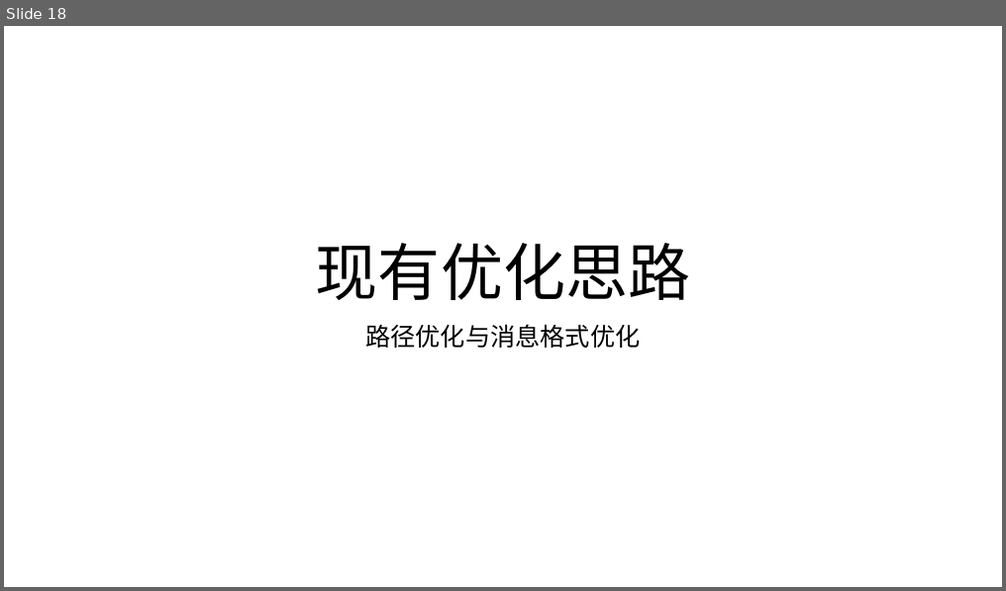
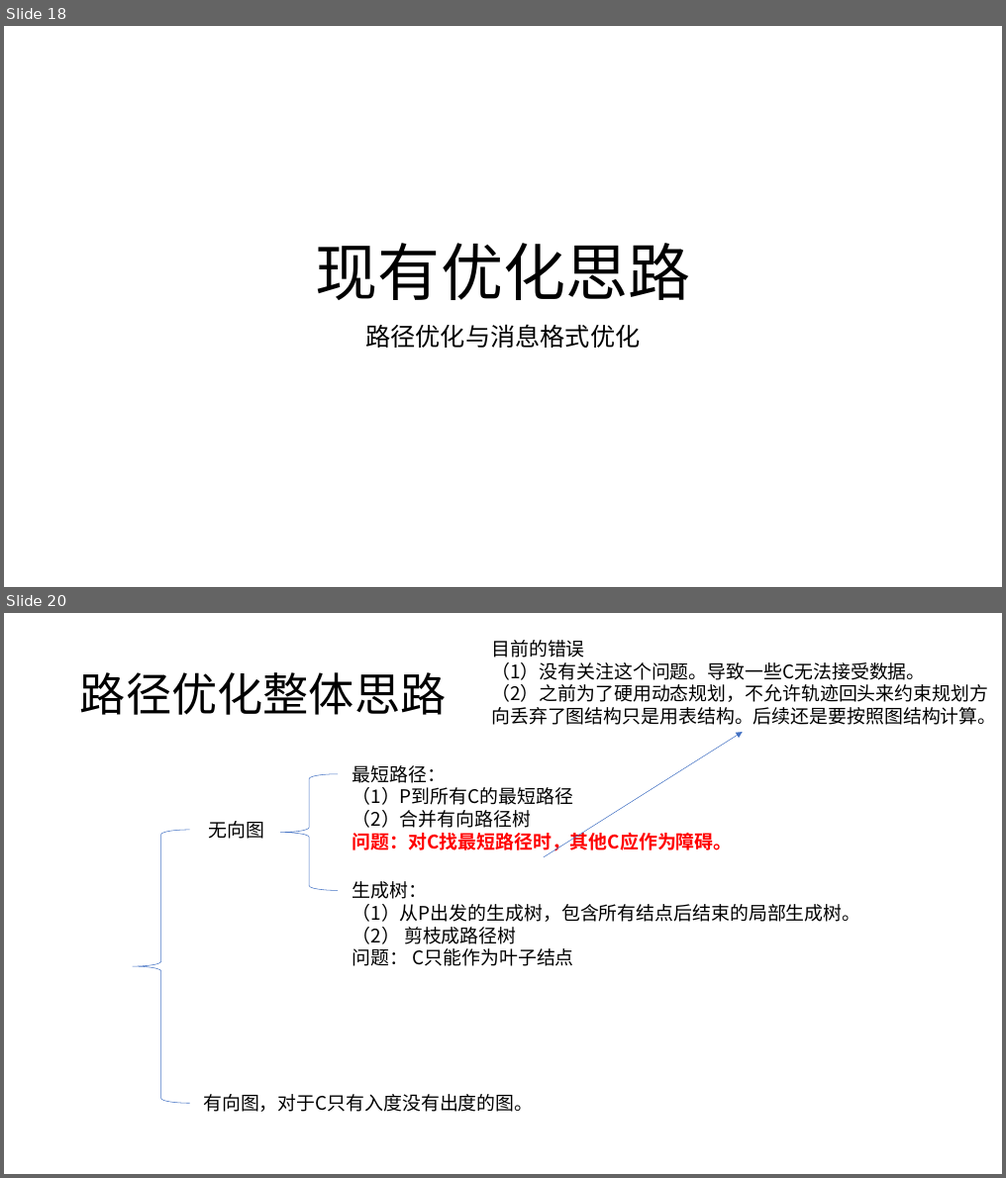
Before and after one commit to HuangDDU/hzy_algorithm, a slide deck: huawei/示例输入输出.pptx. Shown one above the other, each under a label of ours: slide 18 before the commit, slides 18 and 20 after it; the slides between them are not shown. The pictures are 1006x591 and 1006x1178 pixels, drawn with LibreOffice and Linux fonts; fonts in the diff are those of the drawing. Boxes give left, top, right and bottom in pixels: in the first picture for what was removed or moved away, otherwise in the second. Text is boxed around its words. In the diff, an @@ line names an element or a change of style, - is before the commit and + after.

```diff
--- a/huawei/示例输入输出.pptx
+++ b/huawei/示例输入输出.pptx
@@ slide 20 added at bbox=[4, 613, 1002, 1174], background #FFFFFF @@
@@ text added at bbox=[491, 640, 996, 725], 18 pt, text #000000 @@
+目前的错误
+（1）没有关注这个问题。导致一些C无法接受数据。
+（2）之前为了硬用动态规划，不允许轨迹回头来约束规划方向丢弃了图结构只是用表结构。后续还是要按照图结构计算。
@@ title added at bbox=[80, 672, 447, 715], 44 pt, text #000000 @@
+路径优化整体思路
@@ arrow added from (544, 858) to (743, 732), #4472C4 0.5 pt @@
@@ left brace added at bbox=[280, 774, 338, 891], outline #4472C4 0.5 pt @@
@@ text added at bbox=[352, 765, 733, 854], 18 pt, text #000000 @@
+最短路径：
+（1）P到所有C的最短路径
+（2）合并有向路径树
+问题：对C找最短路径时，其他C应作为障碍。
@@ left brace added at bbox=[133, 830, 190, 1104], outline #4472C4 0.5 pt @@
@@ text added at bbox=[209, 821, 265, 839], 18 pt, text #000000 @@
+无向图
@@ text added at bbox=[352, 881, 861, 966], 18 pt, text #000000 @@
+生成树：
+（1）从P出发的生成树，包含所有结点后结束的局部生成树。
+（2） 剪枝成路径树
+问题： C只能作为叶子结点
@@ text added at bbox=[203, 1094, 533, 1112], 18 pt, text #000000 @@
+有向图，对于C只有入度没有出度的图。
```
Also in this commit, not shown: 1 slide changed, 1 other slide added, 1 slide removed.
